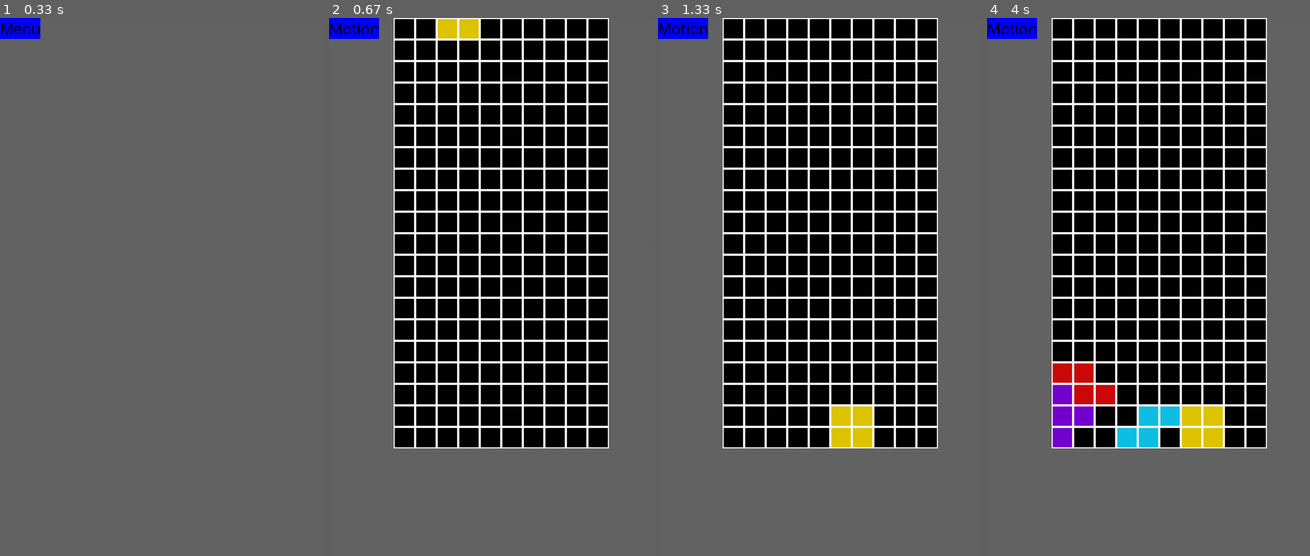
Above: before the commit, frames 1-4 (left to right).
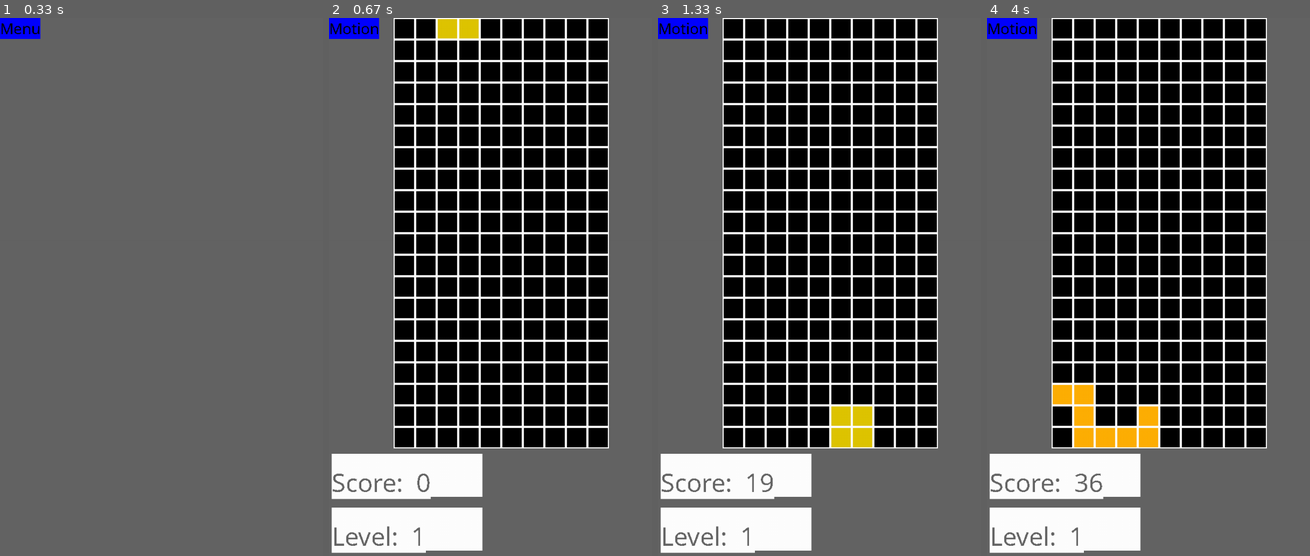
Above: after the commit, the same moments.

Repository: loboyd/pybrix
Game: pygame game, started from src/pybrix.py
The game is run twice, just before and just after one commit, with the same random seed, the same clock (stepped at 60 frames per second) and the same inputs.
Inputs:
- Up to frame 1 (0.33 s): no input
- Up to frame 2 (0.67 s): tap 1 at 0.33 s
- Up to frame 3 (1.33 s): hold Space 0.67-1.13 s; hold Right 0.67-1.13 s; hold R from 1.17 s (still down); hold Right from 1.17 s (still down); tap Space at 1.23 s
- Up to frame 4 (4 s): release R at 1.63 s; release Right at 1.63 s; tap R at 1.67 s; hold Right 2.23-2.7 s; tap Space at 2.3, 2.6, 2.8, 3.3, 3.87 s; tap Z at 2.38, 3.95 s; hold Right 2.73-3.2 s; tap X at 2.88 s; hold Left 3.23-3.77 s; hold Down from 3.8 s (still down)

Frame 1 is identical in both runs. In frame 2, 7.4% of the frame differs, in the area x 0-48%, y 81-100%; in frame 3, 7.4%; in frame 4, 12%, in the area x 0-74%, y 64-100%.

Commit message:
Added scoring and score/level display

Diff:
--- a/src/display.py
+++ b/src/display.py
@@ -27,3 +27,17 @@
     width = GRID_SIZE*BOARD_SIZE[1]
 
     pygame.draw.rect(screen, black, pygame.Rect(0,0,width,height))
+
+def draw_score(screen, score, border=False):
+    white = (255,255,255)
+    myfont = pygame.font.SysFont('Comic Sans MS', 50)
+    pygame.draw.rect(screen, white, pygame.Rect(5, GRID_SIZE*BOARD_SIZE[0]+10, 7*GRID_SIZE, 2*GRID_SIZE))
+    textsurface = myfont.render("Score:  " + str(score), False, (100, 100, 100),(255,255,255))
+    screen.blit(textsurface,(5,GRID_SIZE*BOARD_SIZE[0]+30))
+
+def draw_level(screen, level, border=False):
+    white = (255,255,255)
+    myfont = pygame.font.SysFont('Comic Sans MS', 50)
+    pygame.draw.rect(screen, white, pygame.Rect(5, GRID_SIZE*BOARD_SIZE[0]+110, 7*GRID_SIZE, 2*GRID_SIZE))
+    textsurface = myfont.render("Level:  " + str(level), False, (100, 100, 100),(255,255,255))
+    screen.blit(textsurface,(5,GRID_SIZE*BOARD_SIZE[0]+130))
--- a/src/pybrix.py
+++ b/src/pybrix.py
@@ -6,6 +6,7 @@
 import sys
 import os
 import tetromino as tet
+import display
 from random import randint
 
 # add src to path before import pybrix stuff
@@ -40,7 +41,7 @@
     screen = pygame.display.set_mode((600, 1000))
     clock = pygame.time.Clock()
     done = False
-    state = enum('MENU','INIT','NEWPIECE','MOVEDOWN','MOTION','CHECKLOSE','CLEARROWS')
+    state = enum('MENU','INIT','NEWPIECE','MOVEDOWN','MOTION','CLEARROWS')
     current_state = state.MENU
     score = 0
     upcoming_tets = []
@@ -69,6 +70,8 @@
     global current_state
     global score
     global b
+    global upcoming_tets
+    upcoming_tets = []
     textsurface = myfont.render('Init', False, (100, 100, 100),(0,0,255))
     screen.blit(textsurface,(0,0))
     # board = blank_board()
@@ -82,6 +85,7 @@
     #    for j in range(b.shape[1]):
     #        b.grid[i, j] = sample([0,1,2,3,4,5,6],1)[0]
     b.draw()
+    display.draw_score(screen, score)
     push_upcoming_tet(upcoming_tets, b, screen)
     push_upcoming_tet(upcoming_tets, b, screen)
     push_upcoming_tet(upcoming_tets, b, screen)
@@ -120,13 +124,19 @@
         active_tet.draw()
         current_state+=1
     else:
-        current_state = state.NEWPIECE
-        active_tet.add_to_board()
-        b.draw()
+        if active_tet.check_lose():
+            #render_loss_message()
+            current_state = state.MENU
+        else:
+            current_state = state.NEWPIECE
+            active_tet.add_to_board()
+            b.draw()
     return;
 
 def state_motion():     # Should respond to user instructions: translate, rotate, drop pieces
     global current_state
+    global score
+    global fall_speed
     textsurface = myfont.render('Motion', False, (0, 0, 0),(0,0,255))
     screen.blit(textsurface,(0,0))
     current_state = state.MOVEDOWN
@@ -147,7 +157,7 @@
             elif event.type == pygame.KEYDOWN and event.key == pygame.K_DOWN:
                 active_tet.drop()
             elif event.type == pygame.KEYDOWN and event.key == pygame.K_SPACE:
-                active_tet.droppp()
+                score += active_tet.droppp()
                 #current_state = state.CLEARROWS
         keys_pressed = pygame.key.get_pressed()
         if keys_pressed[pygame.K_LEFT]:
@@ -166,22 +176,21 @@
                 a = 0
             else:
                 a = 1
+        if keys_pressed[pygame.K_r]:
+            if a:
+                current_state = state.INIT
+                pygame.time.delay(200)
+                a = 0
+            else:
+                a = 1
         b.draw()
         active_tet.draw()
         pygame.display.flip()
         keys_pressed = pygame.key.get_pressed()
-    return;
-
-def state_checklose():      # Should check if active piece rested above top (and top row not full)
-    global current_state
-    textsurface = myfont.render('Check Lose', False, (0, 0, 0),(0,0,255))
-    screen.blit(textsurface,(0,0))
-    # if active_piece.checkLose() and !(board.rowFull(board.nrows-1)):
-    #   display_loss_message()
-    #   current_state = state_MENU
-    # else:
-    #   current_state = state_CLEARROWS
-    current_state+=1
+        display.draw_score(screen, score)
+        level = int(score/1000)+1
+        display.draw_level(screen, level)
+        fall_speed = 200 + 800/level
     return;
 
 def state_clearrows():      # Clear filled rows and drop bulk accordingly
@@ -207,7 +216,6 @@
         state.NEWPIECE: state_newpiece,
         state.MOVEDOWN: state_movedown,
         state.MOTION: state_motion,
-        state.CHECKLOSE: state_checklose,
         state.CLEARROWS: state_clearrows,
     }
     func = switcher.get(argument, lambda: "nothing")
--- a/src/tetromino.py
+++ b/src/tetromino.py
@@ -62,6 +62,7 @@
     def droppp(self):
         """advance tetromino by all rows"""
         self.undraw()
+        n = 0
         while 1:
             self.position = (self.position[0], self.position[1]+1)
             # check for board collisions
@@ -70,7 +71,8 @@
             if self.board_collision:
                 self.position = (self.position[0], self.position[1]-1)
                 self.board_collision = False
-                return False
+                return n
+            n+=1
 
     def get_block_positions(self):
         """returns a list of all board locations used by a tetromino
@@ -154,6 +156,14 @@
             f.write("Added to board at " + str(u) + ", " + str(v) + "\n")
         return;
 
+    def check_lose(self):
+        blocks = self.get_block_positions()
+        for block in blocks:
+            u,v = map(int,block)
+            if v<0:
+                return True
+        return False;
+
 
 
 def rotate_blocks(blocks,r):
Not shown, changed: src/testing.out
